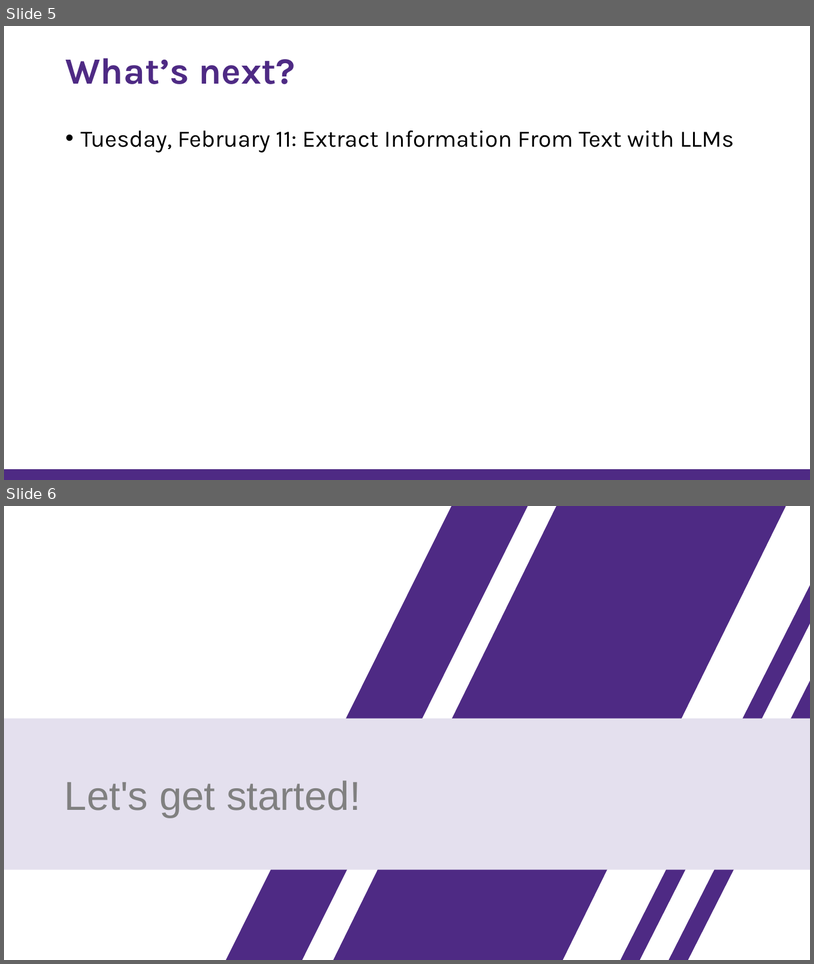
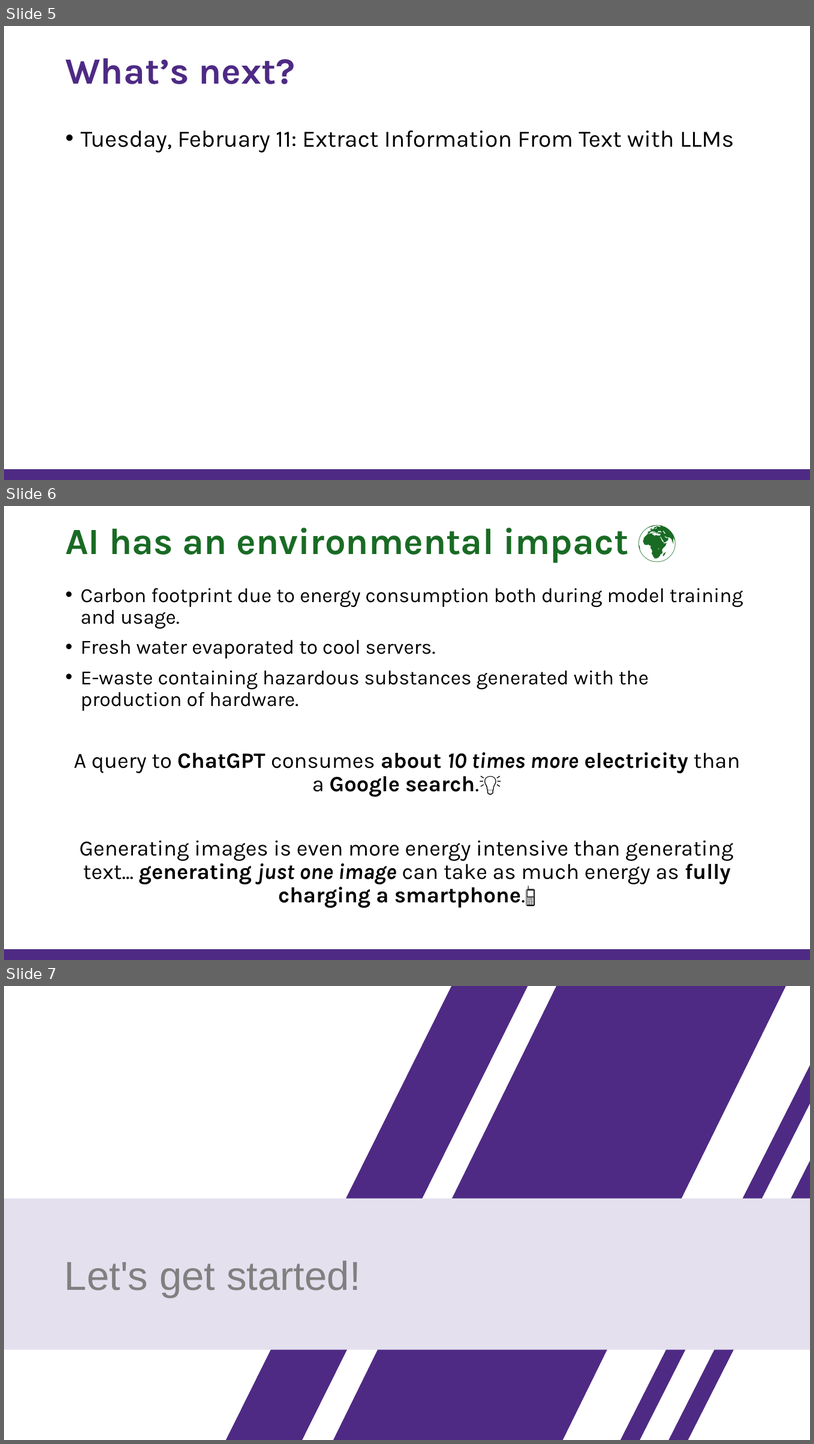
Before and after one commit to nuitrcs/github_copilot_workshop, a slide deck: slide_deck.pptx. Shown one above the other, each under a label of ours: slides 5 and 6 before the commit, slides 5, 6 and 7 after it. The pictures are 814x964 and 814x1444 pixels, drawn with LibreOffice and Linux fonts; fonts in the diff are those of the drawing. Boxes give left, top, right and bottom in pixels: in the first picture for what was removed or moved away, otherwise in the second. Text is boxed around its words. In the diff, an @@ line names an element or a change of style, - is before the commit and + after.

Commit message:
added environment slide

```diff
--- a/slide_deck.pptx
+++ b/slide_deck.pptx
@@ slide 6 added at (4,506,810,960), background #FFFFFF; not listed: 1 template element that a slide beside it also shows @@
@@ title added at (65,528,629,563), 44 pt, text #196B24, bold @@
+AI has an environmental impact 🌍
@@ text added at (74,588,744,907), 26 pt, text #000000 @@
+• Carbon footprint due to energy consumption both during model training and usage.
+• Fresh water evaporated to cool servers.
+• E-waste containing hazardous substances generated with the production of hardware.
+A query to ChatGPT consumes about 10 times more electricity than a Google search.💡
+Generating images is even more energy intensive than generating text... generating just one image can take as much energy as fully charging a smartphone.📱
@@ what was slide 6 is now slide 7 @@
```
